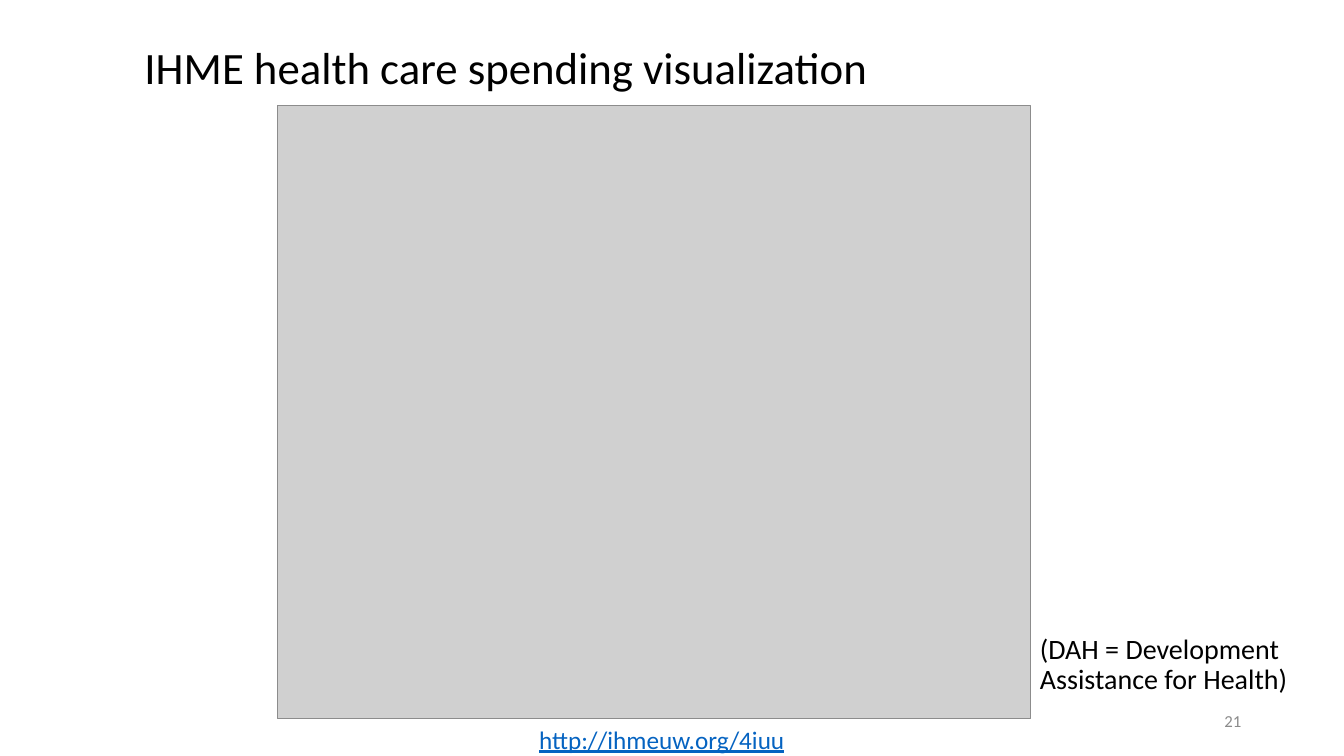
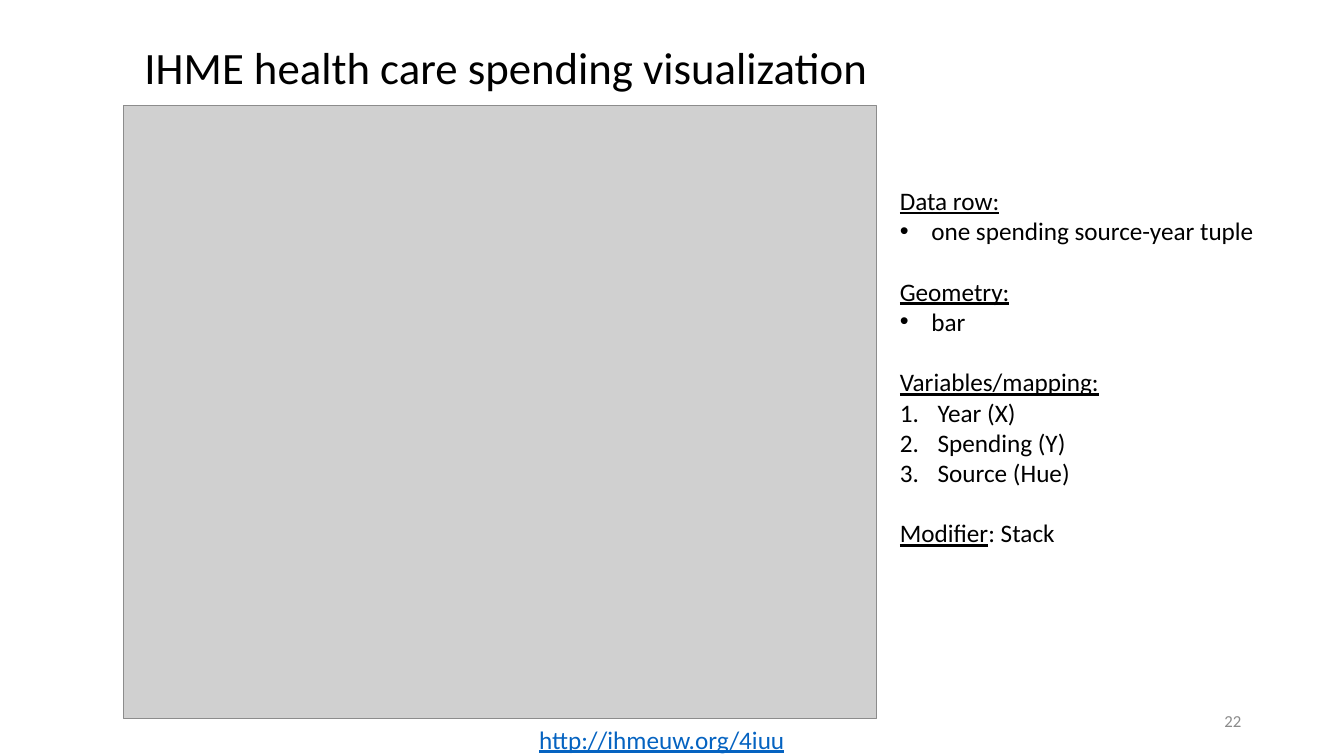
Before and after one commit to WSU-DataScience/SDSS19-dataviz-workshop, a slide deck: slide 22 of slides/Visualization theory and principles.pptx (slide 21 before the commit). Drawn at 1344x756 pixels with LibreOffice and Linux fonts; fonts in the diff are those of the drawing; grey boxes stand for pictures. Boxes give left, top, right and bottom in pixels: in the first picture for what was removed or moved away, otherwise in the second. Text is boxed around its words. In the diff, an @@ line names an element or a change of style, - is before the commit and + after.

```diff
--- a/slides/Visualization theory and principles.pptx
+++ b/slides/Visualization theory and principles.pptx
@@ picture: place and size @@
-picture at [277, 106, 1030, 719]
+picture at [123, 106, 876, 719]
@@ text added at [900, 193, 1253, 547], 18 pt, text #000000 @@
+Data row:
+• one spending source-year tuple
+Geometry:
+• bar
+Variables/mapping:
+1. Year (X)
+2. Spending (Y)
+3. Source (Hue)
+Modifier: Stack
@@ text removed at [1040, 638, 1287, 693] @@
-(DAH = Development Assistance for Health)
@@ page number at [1224, 716, 1241, 727]: text changed @@
-21
+22
```
Also in this commit, not shown: 2 other slides changed, 1 slide added.
